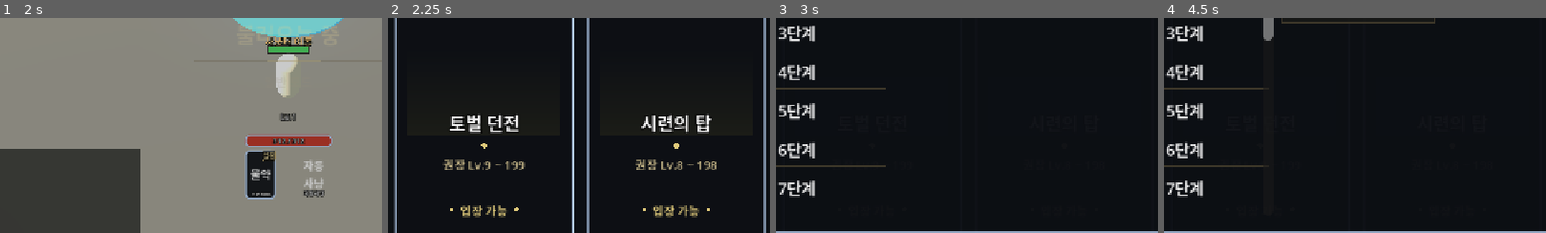
Above: before the commit, frames 1-4 (left to right).
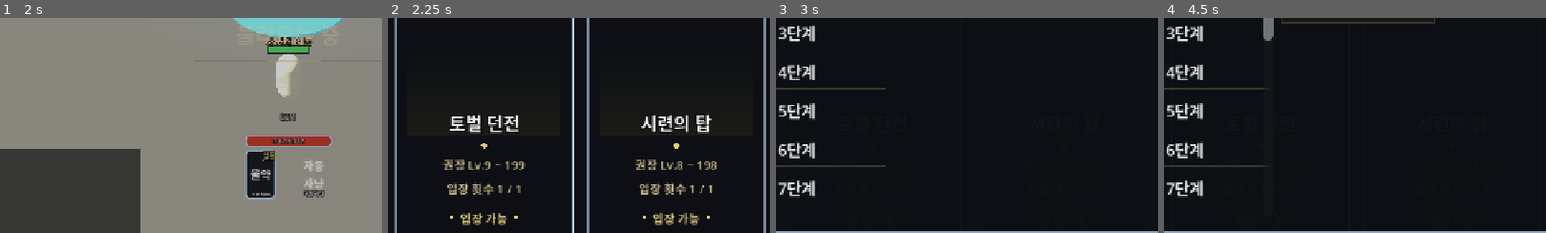
Above: after the commit, the same moments.

Repository: gogoalswo/MMORPG
Game: Godot game, scene res://start.tscn
Same seed, same stepped clock (60 frames per second), same inputs: the game is played once before the commit and once after it.
Inputs (mouse positions are % of the whole screen's width and height, from its top left):
- Up to frame 1 (2 s): click (50, 36) at 0.52 s; type "12" at 0.6 s; click (50, 57) at 1.27 s
- Up to frame 2 (2.25 s): click (91, 9) at 2 s
- Up to frame 3 (3 s): click "설정" at 2.75 s
- Up to frame 4 (4.5 s): click "X" at 3.5 s; click (25, 55) at 4.25 s
The pictures show only the part of the screen within x 12-62%, y 42-92%; the shares and areas given below are measured in that part.

Frame 1 is identical in both runs. In frame 2, 2.4% of the frame differs, in the area x 15-85%, y 76-97%; in frame 3, less than 0.1%; in frame 4, less than 0.1%.

Commit message:
던전 카드에 하루 입장 횟수, 다 쓰면 입장 → '입장 횟수가 다 소모 되었습니다.'
입장 단추를 disabled 로 막으면 누름이 안 와 알림을 못 띄우므로 어둡게만 두고 눌리게 한다.

Co-Authored-By: Claude Opus 5.5 <noreply@anthropic.com>
Claude-Session: https://claude.ai/code/session_011zCB3tiaEkphH6KKcNH53E

Diff:
--- a/godot/game/dungeon_panel.gd
+++ b/godot/game/dungeon_panel.gd
@@ -44,6 +44,13 @@
 ## 하루 한 번인 던전을 오늘 들어간 뒤 (docs/features/dungeons.md "하루 한 번")
 const SPENT_TEXT := "오늘 입장 완료"
 const SPENT_ENTER_TEXT := "입장 완료"
+## 카드에 적는 하루 입장 횟수 (남은 / 하루) — 2026-10-02 요청 "입장 횟수 던전별로 적어놓고"
+const ENTRIES_TEXT := "입장 횟수 %d / %d"
+## 다 쓴 날 입장을 누르면 단계 창 가운데에 잠깐 뜬다 — 단추는 눌리게 둔다(막으면 알림을 못 띄운다)
+const SPENT_NOTICE := "입장 횟수가 다 소모 되었습니다."
+const NOTICE_SECONDS := 1.6
+## 다 쓴 날의 입장 단추 — 눌리기는 하지만 어둡게
+const SPENT_ENTER_TINT := Color(0.55, 0.55, 0.55)
 
 ## 단계 창 — 화면에서 차지하는 크기, 칸 폭
 const STAGE_SIZE := Vector2(1060, 600)
@@ -77,9 +84,21 @@
 var _rewards: GridContainer
 var _boss: VBoxContainer
 var _enter: Button
-## 오늘 입장을 다 쓴 종류 `{ 종류 id: true }` — 여는 쪽(`game.gd` `_toggle_dungeon`)이 장부에서 채운다.
-## 막기만 한다 — 세는 것은 장부다 (`World.travel` → `Ledger.dungeon_enter`)
-var spent := {}
+## 입장 횟수가 다 됐을 때 단계 창 가운데에 뜨는 알림
+var _notice: PanelContainer
+var _notice_tween: Tween
+## 종류마다 오늘 입장 `{ 종류 id: Vector2i(남은, 하루) }` — 여는 쪽(`game.gd` `_toggle_dungeon`)이 장부에서 채운다.
+## 하루 제한이 없는 종류는 빠진다. 막기만 한다 — 세는 것은 장부다 (`World.travel` → `Ledger.dungeon_enter`)
+var entries := {}
+
+
+## 오늘 입장을 다 쓴 종류인가
+func spent(type_id: String) -> bool:
+	return entries.has(type_id) and (entries[type_id] as Vector2i).x <= 0
+
+
+func notice_shown() -> bool:
+	return _notice != null and _notice.visible
 
 
 static func make(frame_box := Callable(), icon := Callable(), item_icon := Callable()) -> DungeonPanel:
@@ -250,11 +269,16 @@
 	if not stages.is_empty():
 		levels = "권장 Lv.%d ~ %d" % [int(stages[0].get("level", 0)), int(stages[-1].get("level", 0))]
 	text.add_child(_card_label(levels, CARD_SUB_SIZE, CARD_SUB_COLOR))
+	if on and entries.has(id):
+		var count: Vector2i = entries[id]
+		var entry_label := _card_label(ENTRIES_TEXT % [count.x, count.y], CARD_SUB_SIZE, CARD_SUB_COLOR if count.x > 0 else HERE_COLOR)
+		entry_label.name = "Entries"
+		text.add_child(entry_label)
 	var gap := Control.new()
 	gap.size_flags_vertical = Control.SIZE_EXPAND_FILL
 	gap.mouse_filter = Control.MOUSE_FILTER_IGNORE
 	text.add_child(gap)
-	var used := on and spent.has(id)
+	var used := on and spent(id)
 	text.add_child(_status(SPENT_TEXT if used else (OPEN_TEXT if on else LOCKED), CARD_GOLD if on and not used else HERE_COLOR))
 
 	# 위 장식 — 틀 윗변에 걸쳐 솟는다
@@ -411,6 +435,26 @@
 	_enter.pressed.connect(_on_enter)
 	right_col.add_child(_enter)
 
+	# 알림 — 창 가운데 위에 얹는다. 누름은 받지 않는다(뒤 단추가 그대로 눌린다)
+	_notice = PanelContainer.new()
+	_notice.name = "EnterNotice"
+	_notice.visible = false
+	_notice.mouse_filter = Control.MOUSE_FILTER_IGNORE
+	_notice.set_anchors_preset(Control.PRESET_CENTER)
+	_notice.grow_horizontal = Control.GROW_DIRECTION_BOTH
+	_notice.grow_vertical = Control.GROW_DIRECTION_BOTH
+	var notice_box := StyleBoxFlat.new()
+	notice_box.bg_color = Color(CARD_DARK, 0.94)
+	notice_box.border_color = CARD_GOLD
+	notice_box.set_border_width_all(1)
+	notice_box.content_margin_left = 36
+	notice_box.content_margin_right = 36
+	notice_box.content_margin_top = 18
+	notice_box.content_margin_bottom = 18
+	_notice.add_theme_stylebox_override("panel", notice_box)
+	_notice.add_child(_card_label("", CARD_SUB_SIZE + 2, TEXT_COLOR))
+	_stages.add_child(_notice)
+
 
 ## 다른 창과 같은 X 조각 (그림이 없으면 글자 X)
 func _close_button() -> Button:
@@ -431,6 +475,9 @@
 	_forget_hold()
 	_type = type_id
 	_stages.visible = type_id != ""
+	if _notice_tween != null:
+		_notice_tween.kill()
+	_notice.visible = false
 	_clear_rows()
 	if type_id == "":
 		return
@@ -467,9 +514,11 @@
 	for child in _boss.get_children():
 		_boss.remove_child(child)
 		child.queue_free()
-	var used := spent.has(_type)
-	_enter.disabled = zone_id == "" or used
+	var used := spent(_type)
+	# 다 쓴 날도 눌리게 둔다 — 누르면 "입장 횟수가 다 소모 되었습니다." (`_on_enter`)
+	_enter.disabled = zone_id == ""
 	_enter.text = SPENT_ENTER_TEXT if used else ENTER_TEXT
+	_enter.modulate = SPENT_ENTER_TINT if used else Color.WHITE
 	var stage := _stage_def(zone_id)
 	if stage.is_empty():
 		return
@@ -560,9 +609,25 @@
 
 
 func _on_enter() -> void:
-	if _stage == "" or _stage == _here or spent.has(_type):
+	if spent(_type):
+		_show_notice(SPENT_NOTICE)
+		return
+	if _stage == "" or _stage == _here:
 		return
 	super._on_pick(_stage)
+
+
+## 단계 창 가운데에 잠깐 뜨는 알림 — 던전 창이 화면을 다 덮어 HUD 알림이 안 보여서 창 안에 띄운다
+func _show_notice(text: String) -> void:
+	(_notice.get_child(0) as Label).text = text
+	_notice.visible = true
+	_notice.modulate.a = 1.0
+	if _notice_tween != null:
+		_notice_tween.kill()
+	_notice_tween = create_tween()
+	_notice_tween.tween_interval(NOTICE_SECONDS)
+	_notice_tween.tween_property(_notice, "modulate:a", 0.0, 0.4)
+	_notice_tween.tween_callback(func(): _notice.visible = false)
 
 
 ## 그림이 아래로 판 색에 녹는 띠 (위 투명 → 아래 판 색)
--- a/godot/game/game.gd
+++ b/godot/game/game.gd
@@ -4950,19 +4950,22 @@
 	_fitness_panel.visible = false
 	_codex_panel.visible = false
 	_sandbag_panel.visible = false
-	_dungeon_panel.spent = _spent_dungeons()
+	_dungeon_panel.entries = _dungeon_entries()
 	_dungeon_panel.open(_shown_zone)
 
 
-## 오늘 입장을 다 쓴 던전 종류 `{ 종류 id: true }` — 던전 창이 카드·입장 단추를 막는다 (dungeons.md "하루 한 번")
-func _spent_dungeons() -> Dictionary:
+## 던전 종류마다 오늘 입장 `{ 종류 id: Vector2i(남은, 하루) }` — 던전 창이 카드에 적고, 다 쓴 종류는
+## 입장을 누르면 "입장 횟수가 다 소모 되었습니다." (dungeons.md "하루 한 번"). 제한 없는 종류는 빠진다
+func _dungeon_entries() -> Dictionary:
 	var me := _me()
 	var day := Ledger.day_of(Time.get_unix_time_from_system())
 	var out := {}
 	for type in GameData.dungeons():
 		var stages: Array = type.get("stages", [])
-		if not stages.is_empty() and Ledger.dungeon_entries_left(me, str(stages[0].zone), day) == 0:
-			out[str(type.id)] = true
+		var limit := int(type.get("daily", 0))
+		if stages.is_empty() or limit <= 0:
+			continue
+		out[str(type.id)] = Vector2i(Ledger.dungeon_entries_left(me, str(stages[0].zone), day), limit)
 	return out
 
 
--- a/godot/tests/ui_test.gd
+++ b/godot/tests/ui_test.gd
@@ -867,6 +867,43 @@
 		_fail("확인을 눌렀는데 마을로 안 나갔다: %s (창 %s)" % [game._shown_zone, result.visible])
 	else:
 		print("  시련의 탑: 시계 '%s' · 실패/성공 결과창 · 확인 → 마을" % hud.text)
+	await _check_spent_entries(game, panel)
+
+
+## 오늘 입장을 다 쓴 뒤 (2026-10-02 요청) — 카드에 "입장 횟수 0 / 1" · 입장 단추는 어둡지만 눌리고 ·
+## 누르면 "입장 횟수가 다 소모 되었습니다." 가 뜨고 떠나지 않는다 (docs/features/dungeons.md "하루 한 번")
+func _check_spent_entries(game: Node3D, panel: DungeonPanel) -> void:
+	game._toggle_dungeon()
+	await process_frame
+	for i in 2:
+		var count: Label = panel.card(i).find_child("Entries", true, false)
+		if count == null or count.text != "입장 횟수 0 / 1":
+			_fail("%d번 카드에 입장 횟수가 없다: '%s'" % [i, count.text if count != null else "없음"])
+	if panel.card(2).find_child("Entries", true, false) != null:
+		_fail("닫힌 보물 창고 카드에 입장 횟수가 붙었다")
+	await _tap_card(panel, 1)
+	var enter := panel.enter_button()
+	if enter.disabled or enter.text != DungeonPanel.SPENT_ENTER_TEXT:
+		_fail("다 쓴 날 입장 단추가 눌려야 하고 '입장 완료' 여야 한다: 막힘 %s '%s'" % [enter.disabled, enter.text])
+	enter.pressed.emit()
+	for i in 2:
+		await process_frame
+	var notice: Label = panel.find_child("EnterNotice", true, false).get_child(0)
+	var font: Font = load(FONT)
+	var missing := ""
+	for ch in notice.text + panel.card(0).find_child("Entries", true, false).text:
+		if ch != " " and not font.has_char(ch.unicode_at(0)):
+			missing += ch
+	if not panel.notice_shown() or notice.text != DungeonPanel.SPENT_NOTICE:
+		_fail("다 쓴 날 입장을 누르면 알림이 떠야 한다: 보임 %s '%s'" % [panel.notice_shown(), notice.text])
+	elif missing != "":
+		_fail("입장 알림 글자가 폰트에 없다: %s" % missing)
+	elif not panel.visible or game._shown_zone != GameData.start_zone():
+		_fail("다 쓴 날 입장을 눌렀는데 떠났다: %s" % game._shown_zone)
+	else:
+		print("  입장 횟수: 카드 '입장 횟수 0 / 1' · 입장 → '%s'" % notice.text)
+	panel.close_panel()
+	await process_frame
 
 
 ## 샌드백 랭킹전 (docs/features/sandbag.md) — 메뉴 판의 "샌드백" → 전체 화면 입장 창(설명 한 줄 · 보상 표 ·
Not shown, changed: docs/features/README.md
Not shown, changed: docs/features/dungeons.md
